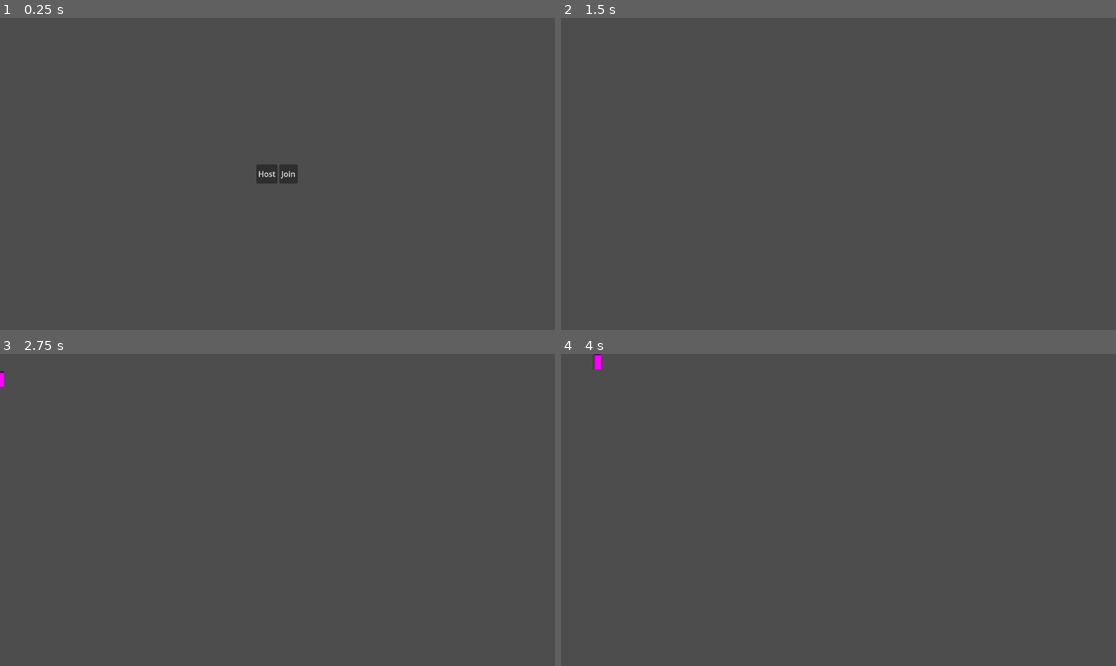
Above: before the commit, frames 1-4 (two rows, left to right).
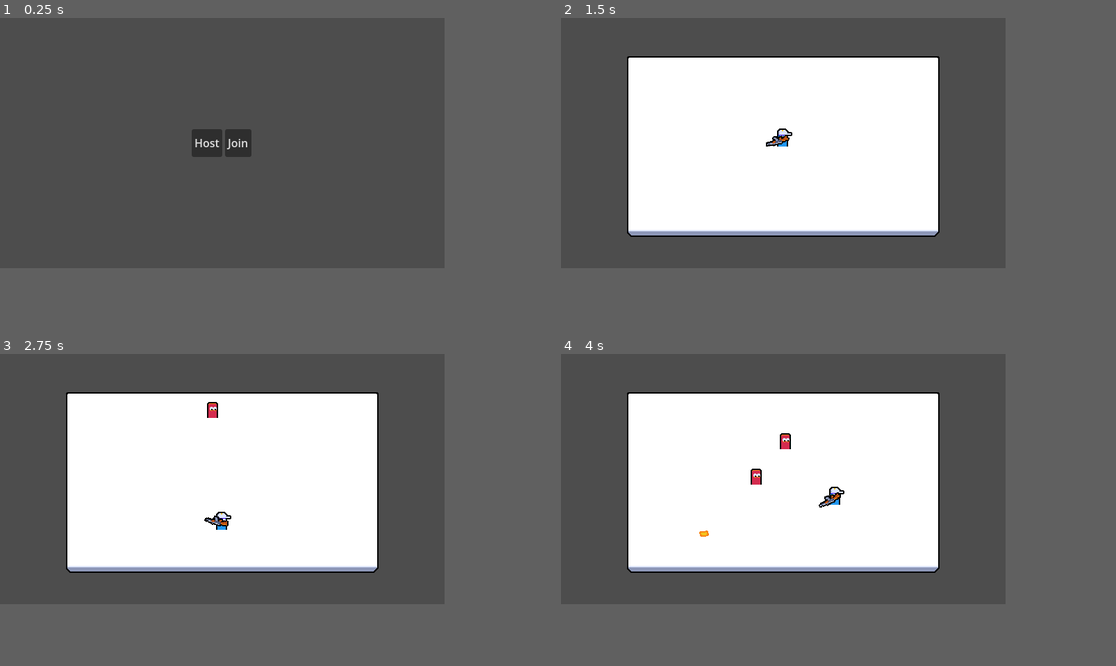
Above: after the commit, the same moments.

Repository: StephenHody/tutorial-coop-multiplayer
Game: Godot game, scene res://ui/main_menu/main_menu.tscn
Same seed, same stepped clock (60 frames per second), same inputs: the game is played once before the commit and once after it.
Inputs (mouse positions are in pixels of both pictures, inside the frame that each line leads up to):
- Up to frame 1 (0.25 s): no input
- Up to frame 2 (1.5 s): tap Enter at 0.5 s; move the mouse to (960, 158) at 0.52 s; press the mouse at (960, 158) at 0.53 s; hold D (move_right) 0.53-1.25 s; release the mouse at (960, 158) at 1.25 s; click "Host" at 1.25 s
- Up to frame 3 (2.75 s): tap Space at 2 s; move the mouse to (166, 525) at 2.02 s; hold S (move_down) from 2.03 s (still down); click (166, 525) at 2.1 s
- Up to frame 4 (4 s): move the mouse to (894, 441) at 2.77 s; release S (move_down) at 2.78 s; press the mouse at (894, 441) at 2.78 s; hold D (move_right) 2.78-3.53 s; move the mouse to (810, 572) at 3.52 s; release the mouse at (810, 572) at 3.53 s; hold W (move_up) from 3.53 s (still down); click (810, 572) at 3.6 s
In our replay, the window is 799x449 before the commit and 640x360 after it. These sizes can differ from the game's own. Grey fills any space a smaller window leaves; there, only what the larger window draws over its background counts as a difference.

The runs differ from the first frame. In frame 1, 1.3% of the frame differs, in the area x 34-54%, y 35-54%; in frame 2, 33%; in frame 3, 33%; in frame 4, 33%, in the area x 5-69%, y 0-71%.

Commit message:
Thru Lesson 21

Diff:
--- a/component/player_input_synchronizer_component.gd
+++ b/component/player_input_synchronizer_component.gd
@@ -1,8 +1,12 @@
 class_name PlayerInputSynchronizerComponent
 extends MultiplayerSynchronizer
 
+
+@export var aim_root: Node2D
+
 var movement_vector: Vector2 = Vector2.ZERO
-
+var aim_vector: Vector2 = Vector2.RIGHT
+var is_attack_pressed: bool
 
 func _process(_delta: float):
 	if is_multiplayer_authority():
@@ -11,3 +15,5 @@
 
 func gather_input():
 	movement_vector = Input.get_vector("move_left","move_right","move_up","move_down")
+	aim_vector = aim_root.global_position.direction_to(aim_root.get_global_mouse_position())
+	is_attack_pressed = Input.is_action_pressed("attack")
--- a/component/player_input_synchronizer_component.tscn
+++ b/component/player_input_synchronizer_component.tscn
@@ -6,6 +6,12 @@
 properties/0/path = NodePath(".:movement_vector")
 properties/0/spawn = true
 properties/0/replication_mode = 2
+properties/1/path = NodePath(".:aim_vector")
+properties/1/spawn = true
+properties/1/replication_mode = 1
+properties/2/path = NodePath(".:is_attack_pressed")
+properties/2/spawn = true
+properties/2/replication_mode = 2
 
 [node name="PlayerInputSynchronizerComponent" type="MultiplayerSynchronizer" unique_id=696008564]
 root_path = NodePath(".")
--- /dev/null
+++ b/entities/bullet/bullet.gd
@@ -0,0 +1,28 @@
+class_name Bullet
+extends Node2D
+
+const SPEED: int = 600
+@onready var life_timer: Timer = $LifeTimer
+
+var direction: Vector2
+
+
+func _ready() -> void:
+	life_timer.timeout.connect(_on_life_timer_timeout)
+
+
+func _process(delta: float):
+	global_position += direction * SPEED * delta
+
+
+func start(direction: Vector2):
+	self.direction = direction
+	rotation = direction.angle()
+
+
+func register_collision():
+	queue_free()
+
+func _on_life_timer_timeout():
+	if is_multiplayer_authority():
+		queue_free()
--- /dev/null
+++ b/entities/bullet/bullet.tscn
@@ -0,0 +1,41 @@
+[gd_scene format=3 uid="uid://dm48wth8ku7rg"]
+
+[ext_resource type="Script" uid="uid://i24eoqyb5vt7" path="res://entities/bullet/bullet.gd" id="1_2kyv7"]
+[ext_resource type="Texture2D" uid="uid://bp748rkajdebu" path="res://entities/bullet/bullet_assets/bullet.png" id="2_5h0jh"]
+
+[sub_resource type="SceneReplicationConfig" id="SceneReplicationConfig_2kyv7"]
+properties/0/path = NodePath(".:global_position")
+properties/0/spawn = true
+properties/0/replication_mode = 1
+properties/1/path = NodePath(".:rotation")
+properties/1/spawn = true
+properties/1/replication_mode = 0
+properties/2/path = NodePath(".:direction")
+properties/2/spawn = true
+properties/2/replication_mode = 0
+
+[sub_resource type="CapsuleShape2D" id="CapsuleShape2D_2kyv7"]
+radius = 5.0
+height = 15.0
+
+[node name="Bullet" type="Node2D" unique_id=547133179]
+script = ExtResource("1_2kyv7")
+
+[node name="MultiplayerSynchronizer" type="MultiplayerSynchronizer" parent="." unique_id=725396869]
+replication_config = SubResource("SceneReplicationConfig_2kyv7")
+
+[node name="LifeTimer" type="Timer" parent="." unique_id=1040897440]
+wait_time = 2.0
+one_shot = true
+autostart = true
+
+[node name="Area2D" type="Area2D" parent="." unique_id=285988228]
+collision_layer = 256
+collision_mask = 0
+
+[node name="CollisionShape2D" type="CollisionShape2D" parent="Area2D" unique_id=1066669582]
+rotation = 1.5707964
+shape = SubResource("CapsuleShape2D_2kyv7")
+
+[node name="Sprite2D" type="Sprite2D" parent="." unique_id=1232128463]
+texture = ExtResource("2_5h0jh")
--- /dev/null
+++ b/entities/enemy/enemy.gd
@@ -0,0 +1,65 @@
+extends CharacterBody2D
+
+
+@onready var area_2d: Area2D = $Area2D
+@onready var target_acquisition_timer: Timer = $TargetAcquisitionTimer
+
+
+var current_health: int = 1
+var target_position: Vector2
+
+func _ready():
+	area_2d.area_entered.connect(_on_area_entered)
+	target_acquisition_timer.timeout.connect(_on_target_acquisition_timer_timeout)
+
+	if is_multiplayer_authority():
+		acquire_target()
+
+
+func _process(delta: float) -> void:
+	if is_multiplayer_authority():
+		velocity = global_position.direction_to(target_position) * 40
+		move_and_slide()
+
+
+func handle_hit():
+	current_health -= 1
+	if current_health <= 0:
+		queue_free()
+
+
+func acquire_target():
+	var players = get_tree().get_nodes_in_group("player")
+	var nearest_player: Player
+	var nearest_squared_distance: float
+
+	for player in players:
+		if nearest_player == null:
+			nearest_player = player
+			nearest_squared_distance = nearest_player.global_position\
+				.distance_squared_to(global_position)
+			continue
+
+		var player_squared_distance: float = player.global_position\
+			.distance_squared_to(global_position)
+		if player_squared_distance < nearest_squared_distance:
+			nearest_squared_distance = player_squared_distance
+			nearest_player = player
+
+	if nearest_player != null:
+		target_position = nearest_player.global_position
+
+
+func _on_area_entered(other_area: Area2D):
+	if !is_multiplayer_authority():
+		return
+
+	if other_area.owner is Bullet:
+		var bullet = other_area.owner as Bullet
+		bullet.register_collision()
+		handle_hit()
+
+
+func _on_target_acquisition_timer_timeout():
+	if is_multiplayer_authority():
+		acquire_target()
--- /dev/null
+++ b/entities/enemy/enemy.tscn
@@ -0,0 +1,44 @@
+[gd_scene format=3 uid="uid://ce4s8atnylykf"]
+
+[ext_resource type="Script" uid="uid://ctbm1kkqn2obn" path="res://entities/enemy/enemy.gd" id="1_im2q6"]
+[ext_resource type="Texture2D" uid="uid://bfjqti8eaoaxm" path="res://entities/enemy/enemy_assets/enemy_medium.png" id="1_ksmh7"]
+
+[sub_resource type="SceneReplicationConfig" id="SceneReplicationConfig_im2q6"]
+properties/0/path = NodePath(".:global_position")
+properties/0/spawn = true
+properties/0/replication_mode = 1
+
+[sub_resource type="RectangleShape2D" id="RectangleShape2D_ksmh7"]
+size = Vector2(16, 24)
+
+[sub_resource type="CircleShape2D" id="CircleShape2D_im2q6"]
+radius = 4.0
+
+[node name="Enemy" type="CharacterBody2D" unique_id=1028205809]
+collision_layer = 0
+motion_mode = 1
+script = ExtResource("1_im2q6")
+
+[node name="MultiplayerSynchronizer" type="MultiplayerSynchronizer" parent="." unique_id=1715701869]
+replication_config = SubResource("SceneReplicationConfig_im2q6")
+
+[node name="TargetAcquisitionTimer" type="Timer" parent="." unique_id=888921025]
+wait_time = 0.2
+autostart = true
+
+[node name="Area2D" type="Area2D" parent="." unique_id=1681496301]
+position = Vector2(0, -12)
+collision_layer = 0
+collision_mask = 256
+
+[node name="CollisionShape2D" type="CollisionShape2D" parent="Area2D" unique_id=1604921232]
+shape = SubResource("RectangleShape2D_ksmh7")
+
+[node name="Sprite2D" type="Sprite2D" parent="." unique_id=949779919]
+texture = ExtResource("1_ksmh7")
+centered = false
+offset = Vector2(-8, -23)
+
+[node name="CollisionShape2D" type="CollisionShape2D" parent="." unique_id=1248749356]
+position = Vector2(0, -4)
+shape = SubResource("CircleShape2D_im2q6")
--- a/entities/player/player.gd
+++ b/entities/player/player.gd
@@ -2,15 +2,35 @@
 extends CharacterBody2D
 
 @onready var player_input_synchronizer_component: PlayerInputSynchronizerComponent = $PlayerInputSynchronizerComponent
+@onready var weapon_root: Node2D = $WeaponRoot
+@onready var fire_rate_timer: Timer = $FireRateTimer
 
+
+var bullet_scene: PackedScene = preload("uid://dm48wth8ku7rg")
 var input_multiplayer_authority: int
 
 
 func _ready():
 	player_input_synchronizer_component.set_multiplayer_authority(input_multiplayer_authority)
-	set_process(is_multiplayer_authority())
 
 
 func _process(delta: float) -> void:
-	velocity = player_input_synchronizer_component.movement_vector * 100
-	move_and_slide()
+	var aim_position = weapon_root.global_position + player_input_synchronizer_component.aim_vector
+	weapon_root.look_at(aim_position)
+
+	if is_multiplayer_authority():
+		velocity = player_input_synchronizer_component.movement_vector * 100
+		move_and_slide()
+		if player_input_synchronizer_component.is_attack_pressed:
+			try_create_bullet()
+
+
+func try_create_bullet():
+	if !fire_rate_timer.is_stopped():
+		return
+
+	var bullet = bullet_scene.instantiate() as Bullet
+	bullet.global_position = weapon_root.global_position
+	bullet.start(player_input_synchronizer_component.aim_vector)
+	get_parent().add_child(bullet, true)
+	fire_rate_timer.start()
--- a/entities/player/player.tscn
+++ b/entities/player/player.tscn
@@ -2,30 +2,46 @@
 
 [ext_resource type="Script" uid="uid://gm1jstt5o6oh" path="res://entities/player/player.gd" id="1_symyc"]
 [ext_resource type="PackedScene" uid="uid://ci6043h48i5i3" path="res://component/player_input_synchronizer_component.tscn" id="2_abrql"]
+[ext_resource type="Texture2D" uid="uid://dfbjy5d1r1ptf" path="res://entities/player/player_assets/player-medium.png" id="3_sglur"]
+[ext_resource type="Texture2D" uid="uid://btdb28gboaghm" path="res://entities/player/player_assets/rifle.png" id="4_bls4j"]
 
 [sub_resource type="SceneReplicationConfig" id="SceneReplicationConfig_abrql"]
 properties/0/path = NodePath(".:global_position")
 properties/0/spawn = true
 properties/0/replication_mode = 1
 
-[sub_resource type="PlaceholderTexture2D" id="PlaceholderTexture2D_sfv1e"]
-size = Vector2(16, 32)
-
 [sub_resource type="CircleShape2D" id="CircleShape2D_symyc"]
 
-[node name="Player" type="CharacterBody2D" unique_id=950002256]
+[node name="Player" type="CharacterBody2D" unique_id=950002256 groups=["player"]]
 collision_layer = 0
+motion_mode = 1
 script = ExtResource("1_symyc")
 
-[node name="PlayerInputSynchronizerComponent" parent="." unique_id=696008564 instance=ExtResource("2_abrql")]
+[node name="PlayerInputSynchronizerComponent" parent="." unique_id=696008564 node_paths=PackedStringArray("aim_root") instance=ExtResource("2_abrql")]
+aim_root = NodePath("../WeaponRoot")
 
 [node name="MultiplayerSynchronizer" type="MultiplayerSynchronizer" parent="." unique_id=189306051]
 replication_config = SubResource("SceneReplicationConfig_abrql")
 
+[node name="FireRateTimer" type="Timer" parent="." unique_id=1493144561]
+wait_time = 0.25
+one_shot = true
+
 [node name="Sprite2D" type="Sprite2D" parent="." unique_id=745308063]
-position = Vector2(0, -16)
-texture = SubResource("PlaceholderTexture2D_sfv1e")
+texture = ExtResource("3_sglur")
+centered = false
+offset = Vector2(-9, -26)
+
+[node name="WeaponRoot" type="Node2D" parent="." unique_id=1232844682]
+position = Vector2(0, -9)
+
+[node name="Sprite2D" type="Sprite2D" parent="WeaponRoot" unique_id=1304229830]
+position = Vector2(6, 0)
+texture = ExtResource("4_bls4j")
+centered = false
+offset = Vector2(-15, -6)
 
 [node name="CollisionShape2D" type="CollisionShape2D" parent="." unique_id=593818629]
+visible = false
 position = Vector2(0, -10)
 shape = SubResource("CircleShape2D_symyc")
--- a/main.gd
+++ b/main.gd
@@ -3,6 +3,7 @@
 var player_scene: PackedScene = preload("uid://l4fulpkysuj5")
 
 @onready var multiplayer_spawner: MultiplayerSpawner = $MultiplayerSpawner
+@onready var player_spawn_position: Marker2D = $PlayerSpawnPosition
 
 
 func _ready():
@@ -10,6 +11,7 @@
 		var player = player_scene.instantiate() as Player
 		player.name = str(data.peer_id)
 		player.input_multiplayer_authority = data.peer_id
+		player.global_position = player_spawn_position.global_position
 		return player
 
 	peer_ready.rpc_id(1)
--- a/main.tscn
+++ b/main.tscn
@@ -1,9 +1,77 @@
 [gd_scene format=3 uid="uid://kdxk1xouolgu"]
 
 [ext_resource type="Script" uid="uid://cbq5xvayq37v3" path="res://main.gd" id="1_h2yge"]
+[ext_resource type="PackedScene" uid="uid://ce4s8atnylykf" path="res://entities/enemy/enemy.tscn" id="2_0xm2m"]
+[ext_resource type="PackedScene" uid="uid://cmfjqwd7rn32h" path="res://manager/EnemyManager.tscn" id="2_h2yge"]
+[ext_resource type="Texture2D" uid="uid://crdd47twuo4cu" path="res://assets/environment/arena.png" id="4_1bvp3"]
+
+[sub_resource type="RectangleShape2D" id="RectangleShape2D_h2yge"]
+size = Vector2(32, 300)
+
+[sub_resource type="RectangleShape2D" id="RectangleShape2D_1bvp3"]
+size = Vector2(500, 32)
 
 [node name="Main" type="Node" unique_id=619108198]
 script = ExtResource("1_h2yge")
 
+[node name="EnemyManager" parent="." unique_id=170138419 node_paths=PackedStringArray("enemy_spawn_root", "spawn_rect") instance=ExtResource("2_h2yge")]
+enemy_scene = ExtResource("2_0xm2m")
+enemy_spawn_root = NodePath("..")
+spawn_rect = NodePath("../SpawnRect")
+
 [node name="MultiplayerSpawner" type="MultiplayerSpawner" parent="." unique_id=1390726177]
+_spawnable_scenes = PackedStringArray("uid://dm48wth8ku7rg", "uid://ce4s8atnylykf")
 spawn_path = NodePath("..")
+
+[node name="PlayerSpawnPosition" type="Marker2D" parent="." unique_id=1116440101]
+position = Vector2(320, 185)
+metadata/_edit_lock_ = true
+
+[node name="Arena" type="Sprite2D" parent="." unique_id=139657938]
+position = Vector2(320, 185)
+texture = ExtResource("4_1bvp3")
+metadata/_edit_lock_ = true
+
+[node name="SpawnRect" type="ReferenceRect" parent="." unique_id=883787865]
+custom_minimum_size = Vector2(414, 216)
+offset_left = 113.0
+offset_top = 73.0
+offset_right = 527.0
+offset_bottom = 289.0
+mouse_filter = 2
+metadata/_edit_lock_ = true
+
+[node name="StaticBodies" type="Node2D" parent="." unique_id=906368017]
+visible = false
+
+[node name="StaticBody2D" type="StaticBody2D" parent="StaticBodies" unique_id=1841818359]
+position = Vector2(81, 179)
+collision_mask = 0
+
+[node name="CollisionShape2D" type="CollisionShape2D" parent="StaticBodies/StaticBody2D" unique_id=844725631]
+shape = SubResource("RectangleShape2D_h2yge")
+metadata/_edit_lock_ = true
+
+[node name="StaticBody2D2" type="StaticBody2D" parent="StaticBodies" unique_id=1834179292]
+position = Vector2(560, 181)
+collision_mask = 0
+
+[node name="CollisionShape2D" type="CollisionShape2D" parent="StaticBodies/StaticBody2D2" unique_id=491876471]
+shape = SubResource("RectangleShape2D_h2yge")
+metadata/_edit_lock_ = true
+
+[node name="StaticBody2D3" type="StaticBody2D" parent="StaticBodies" unique_id=602594924]
+position = Vector2(318, 42)
+collision_mask = 0
+
+[node name="CollisionShape2D" type="CollisionShape2D" parent="StaticBodies/StaticBody2D3" unique_id=808457188]
+shape = SubResource("RectangleShape2D_1bvp3")
+metadata/_edit_lock_ = true
+
+[node name="StaticBody2D4" type="StaticBody2D" parent="StaticBodies" unique_id=470947453]
+position = Vector2(323, 322)
+collision_mask = 0
+
+[node name="CollisionShape2D" type="CollisionShape2D" parent="StaticBodies/StaticBody2D4" unique_id=1340236737]
+shape = SubResource("RectangleShape2D_1bvp3")
+metadata/_edit_lock_ = true
--- /dev/null
+++ b/manager/EnemyManager.tscn
@@ -0,0 +1,9 @@
+[gd_scene format=3 uid="uid://cmfjqwd7rn32h"]
+
+[ext_resource type="Script" uid="uid://bwvlau7o1t823" path="res://manager/enemy_manager.gd" id="1_26fr1"]
+
+[node name="EnemyManager" type="Node" unique_id=170138419]
+script = ExtResource("1_26fr1")
+
+[node name="SpawnIntervalTimer" type="Timer" parent="." unique_id=2136934456]
+autostart = true
--- /dev/null
+++ b/manager/enemy_manager.gd
@@ -0,0 +1,29 @@
+extends Node
+
+@export var enemy_scene: PackedScene
+@export var enemy_spawn_root: Node
+@export var spawn_rect: ReferenceRect
+
+@onready var spawn_interval_timer: Timer = $SpawnIntervalTimer
+
+
+func _ready():
+	spawn_interval_timer.timeout.connect(_on_spawn_interval_timer_timeout)
+
+
+func get_random_spawn_position() -> Vector2:
+	var x = randi_range(0, spawn_rect.size.x)
+	var y = randi_range(0, spawn_rect.size.y)
+
+	return spawn_rect.global_position + Vector2(x,y)
+
+
+func spawn_enemy():
+	var enemy = enemy_scene.instantiate() as Node2D
+	enemy.global_position = get_random_spawn_position()
+	enemy_spawn_root.add_child(enemy, true)
+
+
+func _on_spawn_interval_timer_timeout():
+	if is_multiplayer_authority():
+		spawn_enemy()
--- a/project.godot
+++ b/project.godot
@@ -14,6 +14,12 @@
 run/main_scene="uid://bvhto4inpn3ew"
 config/features=PackedStringArray("4.6", "Forward Plus")
 config/icon="res://icon.svg"
+
+[display]
+
+window/size/viewport_width=640
+window/size/viewport_height=360
+window/stretch/mode="viewport"
 
 [input]
 
@@ -41,6 +47,16 @@
 , Object(InputEventKey,"resource_local_to_scene":false,"resource_name":"","device":-1,"window_id":0,"alt_pressed":false …(186 unchanged characters)…
 ]
 }
+attack={
+"deadzone": 0.2,
+"events": [Object(InputEventMouseButton,"resource_local_to_scene":false,"resource_name":"","device":-1,"window_id":0,"alt_pressed":false,"shift_pressed":false,"ctrl_pressed":false,"meta_pressed":false,"button_mask":0,"position":Vector2(0, 0),"global_position":Vector2(0, 0),"factor":1.0,"button_index":1,"canceled":false,"pressed":false,"double_click":false,"script":null)
+]
+}
+
+[layer_names]
+
+2d_physics/layer_1="Terrain"
+2d_physics/layer_9="Bullet"
 
 [physics]
 
@@ -48,4 +64,5 @@
 
 [rendering]
 
+textures/canvas_textures/default_texture_filter=0
 rendering_device/driver.windows="d3d12"
Binary file added: assets/effect/background.png
Not shown, added: assets/effect/background.png.import
Binary file added: assets/effect/bullet_shell.png
Not shown, added: assets/effect/bullet_shell.png.import
Binary file added: assets/effect/clip_mask.png
Not shown, added: assets/effect/clip_mask.png.import
Binary file added: assets/effect/particles.png
Not shown, added: assets/effect/particles.png.import
Binary file added: assets/environment/arena.png
Not shown, added: assets/environment/arena.png.import
Binary file added: assets/ui/arrow.png
Not shown, added: assets/ui/arrow.png.import
(and 61 more such lines)
